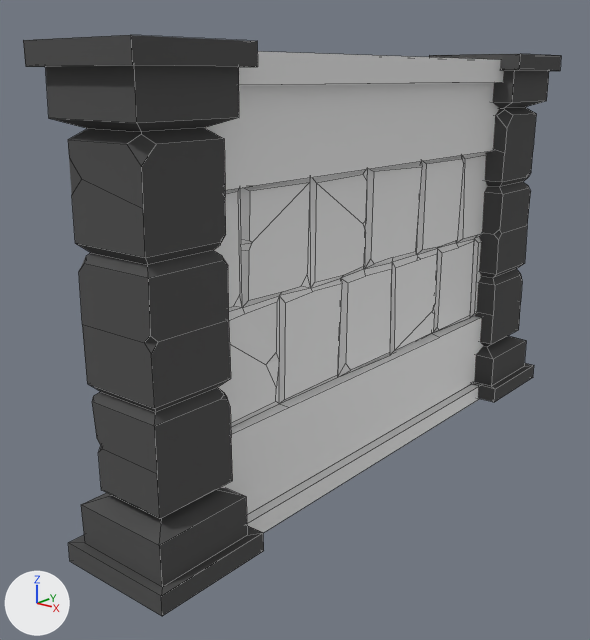
A saved change to the Blender file Dengeon/dungeon.blend.
Rendered twice from a 50 mm lens placed at (3.44, -2.93, 2.87), pointed at (-0.3, 1.6, 1.12). Arrows for +X, +Y and +Z are at lower left; the lights stay in place. Mesh edges are drawn as thin lines.

Names of what the first picture shows: 'Pillar.006', 'Pillar.007', 'Wall.001'.
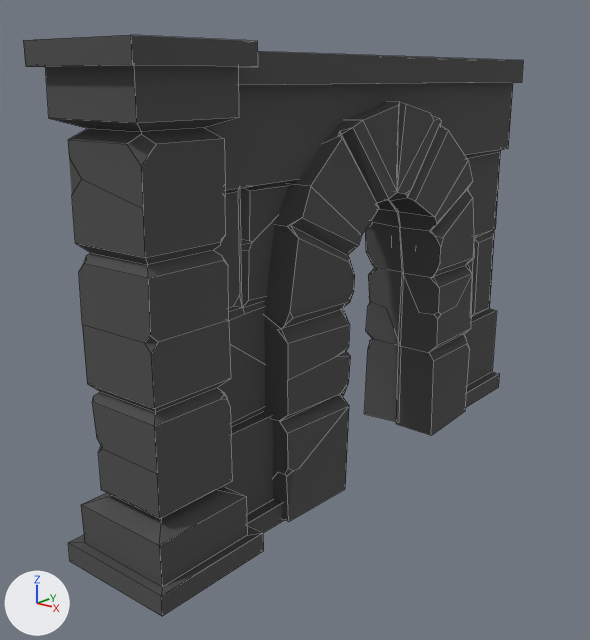
Location of each change, (x1, y1, x2, y2) in pixels of the pictures (590 x 640 px):
'Pillar.006', reshaped (107% wider): before (23, 35, 264, 616); after (23, 35, 523, 616)
'Wall.001', deleted: before (205, 51, 504, 533)
'Pillar.007', hidden: before (429, 54, 561, 402)
part 1 of me_cube_007, added: after (264, 101, 474, 522)
part 2 of me_cube_007, added: after (364, 200, 402, 422)
part 3 of me_cube_007, added: after (205, 51, 523, 533)

What the commit changed:
me_cube_007 is used by ob_pillar_006; location (0.0, 0.0, 1.533).
me_cube_007 had 144 vertices, 109 faces and spanned x -0.42..0.42, y -0.42..0.42, z -1.51..1.51.
me_cube_007 now has 685 vertices, 516 faces and spans x -0.42..0.42, y -0.42..4.02, z -1.53..1.51.
me_cube_007 part 1: a new loose piece of 153 vertices spanning x -0.05..0.35, y 0.78..3.25, z -1.53..1.18, in mat_gray (dark grey #4f4f4f).
me_cube_007 part 2: a new loose piece of 138 vertices spanning x -0.36..0.04, y 0.78..3.26, z -1.52..1.17, in mat_gray (dark grey #4f4f4f).
me_cube_007 part 3: a new loose piece of 125 vertices spanning x -0.01..0.25, y 0.0..4.02, z -1.53..1.47, in mat_gray (dark grey #4f4f4f).
Object 'Wall.001' (ob_wall_001) is deleted.
Object 'Pillar.007' (ob_pillar_007) is now hidden.
